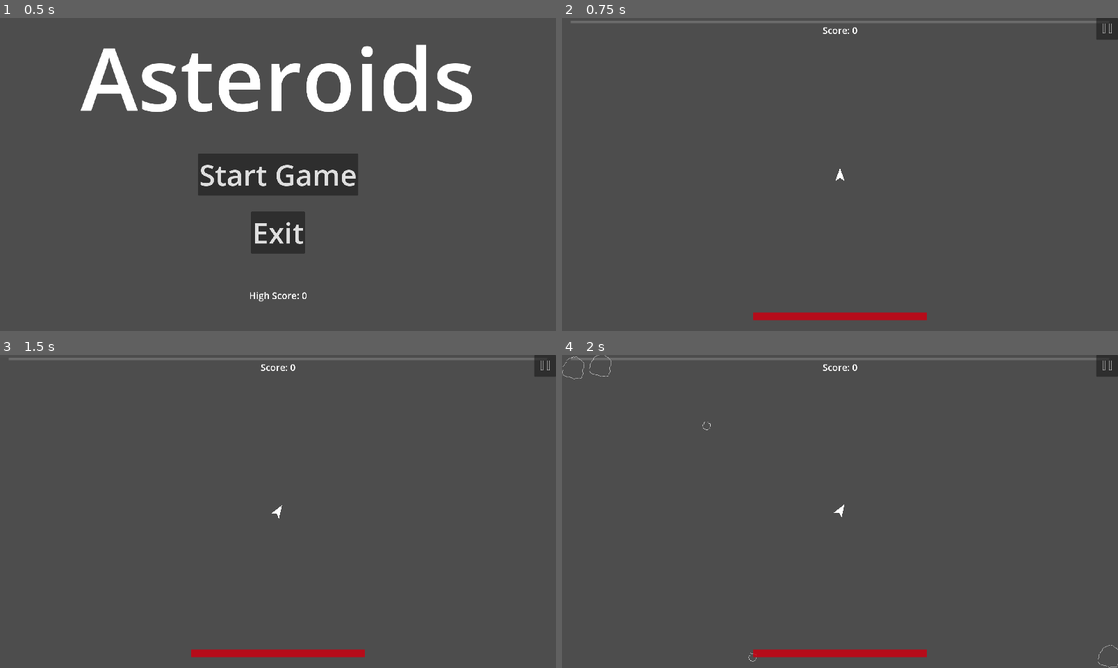
Above: before the commit, frames 1-4 (two rows, left to right).
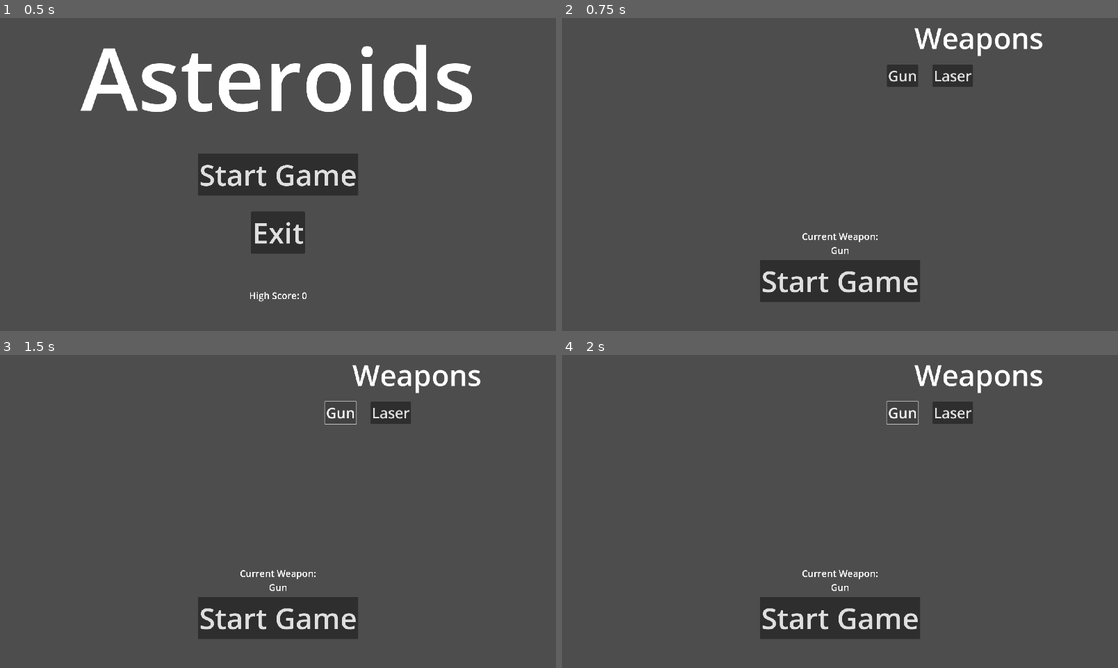
Above: after the commit, the same moments.

Repository: CoilSeb/AsteroidsPersonal
Game: Godot game, scene res://Scenes/Screens/Start Screen/StartScreen.tscn
Same seed, same stepped clock (60 frames per second), same inputs: the game is played once before the commit and once after it.
Inputs (mouse positions are in pixels of both pictures, inside the frame that each line leads up to):
- Up to frame 1 (0.5 s): no input
- Up to frame 2 (0.75 s): click "Start Game" at 0.5 s
- Up to frame 3 (1.5 s): click (339, 411) at 1.25 s, where only the run after the commit has a clickable "Gun"
- Up to frame 4 (2 s): no input

Frame 1 is identical in both runs. In frame 2, 7.2% of the frame differs, in the area x 1-100%, y 0-97%; in frame 3, 7.0%; in frame 4, 7.1%.

Commit message:
Update weapon damage and add start menu

Diff:
--- a/Global Scripts/Global.gd
+++ b/Global Scripts/Global.gd
@@ -14,6 +14,8 @@
 var collision_damage
 var exp
 var exp_threshold
+var laser
+var weapon
 
 signal update_max_health(value)
 signal update_health(value)
@@ -40,13 +42,20 @@
 	move_speed = 0
 	counter_thrust = 0
 
-	damage = 2
+	match weapon:
+		"Gun":
+			damage = 10
+		"Laser":
+			damage = 2
+
 	attack_speed = 0.35
 	bullet_speed = 700
 	collision_damage = 10
 
 	exp = 0
 	exp_threshold = 50
+
+	laser = false
 
 
 func save_score():
--- a/Scenes/Laser/Laser.gd
+++ b/Scenes/Laser/Laser.gd
@@ -14,7 +14,6 @@
 
 
 func _process(delta):
-	print(shoot_timer.time_left)
 	if Input.is_action_pressed("shoot") || Input.is_action_pressed("M2"):
 		laser.target_position = get_local_mouse_position().normalized() * MAX_LENGTH
 		if laser.is_colliding():
--- a/Scenes/Player/Player.gd
+++ b/Scenes/Player/Player.gd
@@ -14,7 +14,7 @@
 var shootTimer = null
 var immunity_timer = null
 var using_mouse = false
-var laser = true
+var weapon = Global.weapon
 var laser_made = false
 
 
@@ -68,7 +68,7 @@
 	move_and_collide(velocity * delta)
 
 	# Shooting
-	if laser:
+	if weapon == "Laser":
 		if Input.is_action_pressed("shoot") || Input.is_action_pressed("M2"):
 			if !laser_made:
 				make_laser()
@@ -76,12 +76,13 @@
 		if Input.is_action_just_released("shoot") || Input.is_action_just_released("M2"):
 			laserInstance.queue_free()
 			laser_made = false
-	elif (Input.is_action_pressed("shoot") || Input.is_action_pressed("M2")) && shootTimer.time_left == 0:  # Use action_just_pressed to prevent multiple bullets on a single press
-		var bulletInstance = bulletScene.instantiate()  # Create a new instance of the Bullet scene
-		get_parent().add_child(bulletInstance)  # Add it to the player node or a designated parent node for bullets
-		bulletInstance.global_position = global_position  # Set the bullet's position
-		bulletInstance.direction = Vector2.UP.rotated(rotation)  # Set the bullet's direction
-		shootTimer.start(Global.attack_speed)
+	if weapon == "Gun":
+		if (Input.is_action_pressed("shoot") || Input.is_action_pressed("M2")) && shootTimer.time_left == 0:  # Use action_just_pressed to prevent multiple bullets on a single press
+			var bulletInstance = bulletScene.instantiate()  # Create a new instance of the Bullet scene
+			get_parent().add_child(bulletInstance)  # Add it to the player node or a designated parent node for bullets
+			bulletInstance.global_position = global_position  # Set the bullet's position
+			bulletInstance.direction = Vector2.UP.rotated(rotation)  # Set the bullet's direction
+			shootTimer.start(Global.attack_speed)
 
 	if Global.health <= 0:
 		destroy()
--- a/Scenes/Screens/Game Scene/GameScene.tscn
+++ b/Scenes/Screens/GameScene/GameScene.tscn
@@ -1,6 +1,6 @@
 [gd_scene load_steps=3 format=3 uid="uid://cl0s7o04ccses"]
 
-[ext_resource type="Script" path="res://Scenes/Screens/Game Scene/GameScene.gd" id="1_m8r6t"]
+[ext_resource type="Script" path="res://Scenes/Screens/GameScene/GameScene.gd" id="1_m8r6t"]
 [ext_resource type="PackedScene" uid="uid://c0jlxjxdu4vma" path="res://Scenes/UI/UI.tscn" id="2_u5fmq"]
 
 [node name="GameScene" type="Node2D"]
--- a/Scenes/Screens/Start Screen/StartScreen.gd
+++ b/Scenes/Screens/Start Screen/StartScreen.gd
@@ -1,4 +1,4 @@
-extends Node2D
+extends CanvasLayer
 
 @onready var high_score_label = $Control/High_Score
 
@@ -11,16 +11,13 @@
 # Called every frame. 'delta' is the elapsed time since the previous frame.
 func _process(_delta):
 	if Input.is_action_just_pressed("shoot"):
-		start()
-
-
-func start():
-	Global.refresh()
-	get_tree().change_scene_to_file("res://Scenes/Screens/Game Scene/GameScene.tscn")
+		_on_start_pressed()
 
 
 func _on_start_pressed():
-	start()
+	Global.refresh()
+	get_tree().change_scene_to_file("res://Scenes/Screens/Start_Menu/start_menu.tscn")
+	Global.weapon = "Gun"
 
 
 func _on_exit_pressed():
--- a/Scenes/Screens/Start Screen/StartScreen.tscn
+++ b/Scenes/Screens/Start Screen/StartScreen.tscn
@@ -2,7 +2,7 @@
 
 [ext_resource type="Script" path="res://Scenes/Screens/Start Screen/StartScreen.gd" id="1_70b4p"]
 
-[node name="Start_Screen" type="Node2D"]
+[node name="Start_Screen" type="CanvasLayer"]
 script = ExtResource("1_70b4p")
 
 [node name="Control" type="Control" parent="."]
@@ -10,8 +10,6 @@
 anchors_preset = 15
 anchor_right = 1.0
 anchor_bottom = 1.0
-offset_right = 1920.0
-offset_bottom = 1080.0
 grow_horizontal = 2
 grow_vertical = 2
 
--- /dev/null
+++ b/Scenes/Screens/Start_Menu/start_menu.gd
@@ -0,0 +1,25 @@
+extends CanvasLayer
+
+
+func _ready():
+	pass
+
+
+func _process(_delta):
+	if Input.is_action_just_pressed("shoot"):
+		_on_start_pressed()
+	$Control/Current_Weapon_Label.text = "Current Weapon: \n" + Global.weapon
+
+
+func _on_gun_button_pressed():
+	Global.weapon = "Gun"
+	Global.damage = 10
+
+
+func _on_laser_button_pressed():
+	Global.weapon = "Laser"
+	Global.damage = 2
+
+
+func _on_start_pressed():
+	get_tree().change_scene_to_file("res://Scenes/Screens/GameScene/GameScene.tscn")
--- /dev/null
+++ b/Scenes/Screens/Start_Menu/start_menu.tscn
@@ -0,0 +1,83 @@
+[gd_scene load_steps=2 format=3 uid="uid://dn3j27lp6mb21"]
+
+[ext_resource type="Script" path="res://Scenes/Screens/Start_Menu/start_menu.gd" id="1_j4ir2"]
+
+[node name="Start_Menu" type="CanvasLayer"]
+script = ExtResource("1_j4ir2")
+
+[node name="Control" type="Control" parent="."]
+layout_mode = 3
+anchors_preset = 15
+anchor_right = 1.0
+anchor_bottom = 1.0
+grow_horizontal = 2
+grow_vertical = 2
+
+[node name="Start" type="Button" parent="Control"]
+layout_mode = 1
+anchors_preset = 7
+anchor_left = 0.5
+anchor_top = 1.0
+anchor_right = 0.5
+anchor_bottom = 1.0
+offset_left = -276.5
+offset_top = -245.0
+offset_right = 276.5
+offset_bottom = -100.0
+grow_horizontal = 2
+grow_vertical = 0
+theme_override_font_sizes/font_size = 100
+text = "Start Game"
+
+[node name="Gun_Button" type="Button" parent="Control"]
+layout_mode = 1
+offset_left = 1122.0
+offset_top = 161.0
+offset_right = 1230.0
+offset_bottom = 238.0
+theme_override_font_sizes/font_size = 50
+text = "Gun"
+
+[node name="Laser_Button" type="Button" parent="Control"]
+offset_left = 1280.0
+offset_top = 161.0
+offset_right = 1419.0
+offset_bottom = 238.0
+theme_override_font_sizes/font_size = 50
+text = "Laser"
+
+[node name="Weapon_Label" type="Label" parent="Control"]
+layout_mode = 1
+anchors_preset = 5
+anchor_left = 0.5
+anchor_right = 0.5
+offset_left = 257.0
+offset_right = 703.0
+offset_bottom = 137.0
+grow_horizontal = 2
+theme_override_font_sizes/font_size = 100
+text = "Weapons
+"
+
+[node name="Current_Weapon_Label" type="Label" parent="Control"]
+layout_mode = 1
+anchors_preset = 7
+anchor_left = 0.5
+anchor_top = 1.0
+anchor_right = 0.5
+anchor_bottom = 1.0
+offset_left = -131.5
+offset_top = -301.0
+offset_right = 131.5
+offset_bottom = -256.0
+grow_horizontal = 2
+grow_vertical = 0
+theme_override_font_sizes/font_size = 32
+text = "Current Weapon:
+"
+horizontal_alignment = 1
+vertical_alignment = 1
+
+[connection signal="pressed" from="Control/Start" to="." method="_on_start_pressed"]
+[connection signal="pressed" from="Control/Gun_Button" to="." method="_on_gun_button_pressed"]
+[connection signal="pressed" from="Control/Laser_Button" to="." method="_on_laser_button_pressed"]
Renamed: Scenes/Screens/Game Scene/GameScene.gd -> Scenes/Screens/GameScene/GameScene.gd
